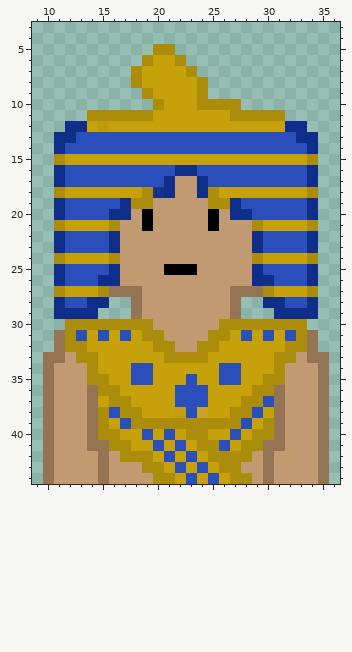
Pixel-art sprite, stored at assets/finished presidents/Northern_Africa.png. The picture above was drawn from the file before the commit.
The file is 450x450 pixels, drawn in blocks of 10x10; one block is one cell here. Pixels under 10% opacity are left out. Colours within 5 levels of each other are drawn and written as one. Shown: x 9..36, y 3..44.
After:
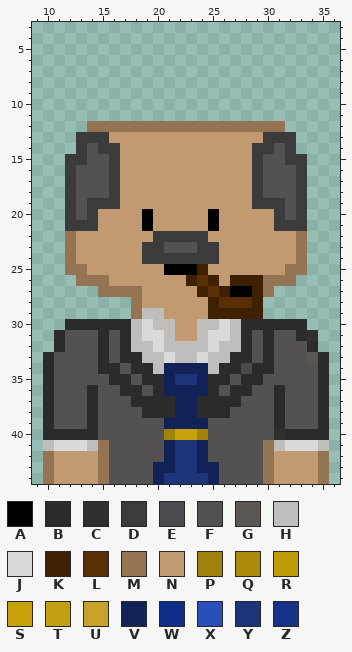
Palette (. is transparent): A #000000  B #2b2b2b  C #32302e  D #3b3b3b  E #494a4e  F #535251  G #5b5651  H #bfbebc  J #dadada  K #3e2103  L #592f05  M #957453  N #c19a72  P #a1830b  Q #ac8c0b  R #bf9b0a  S #c7a10a  T #c29e10  U #c7a128  V #102257  W #0f2e8a  X #2b4fba  Y #1d3479  Z #173389
From old to new:
Changed rows in their new state; - is an unchanged pixel.
first column x 10:
 5 ----------..--------------
 6 ---------....-------------
 7 --------......------------
 8 --------.......-----------
 9 ---------......-----------
10 ----------........--------
11 ----..................----
12 --..MMMMMMMMMMMMMMMMMM..--
13 -..DDDNNNNNNNNNNNNNNDDD..-
14 -..DFDDNNNNNNNNNNNNDDFD..-
15 -.DDFFDNNNNNNNNNNNNDFFDD.-
16 -.DFFFDNNNNNNNNNNNNDFFFD.-
17 -.DFFFDNNNNN--NNNNNDFFFD.-
18 -.DFFFDNNNNN--NNNNNDFFFD.-
19 -.DFDDDNNN-----NNNNDDDFD.-
20 -.DFDNNN---------NNNNDFD.-
21 -.DDDNN------------NNDDD.-
22 -.MNNNN---DDDDD----NNNNM.-
23 -.MNNNN--DDFFFDD---NNNNM.-
24 -.MNNNN--DDDDDDD---NNNNM.-
25 -.MMNNN-------K----NNNMM.-
26 -..MMMN------KLK-KKKMMM..-
27 -....M--------KLKAAKM....-
28 -.....---------KLLLK.....-
29 -....----HH----KKKKK-....-
30 --BBBBBBHJHH--HHJHBBBBBB--
31 -BFFFBFBHJJH--HJJHBFBFFBC-
32 -BFFFBFBHHJHHHHJHHBFBFFFB-
33 BFFFFBFBBHHJHHJHHBBFBFFFGB
34 BFFFFBBFBBHVVVVHBBEBBFFFFB
35 BFFFFFBBFBBVYYVBBFBBFFFFFB
36 BFFFBFFBBFBVVVVBFBBFFBFFFB
37 BFFFBFFFBBBBVVBBBBFFFBFFFB
38 BFFFBFFFFBBBVVBBBFFFFBFFFB
39 BFFFBFFFFFFVVVVFFFFFFBFFFB
40 BBBBBFFFFFFP-SPFFFFFFCBBBB
41 HJJJH-FFFFFVYYVFFFFF-HJJJH
42 ------FFFFFVYYVFFFFF------
43 ------FFFFVVYYVVFFFF------
44 ------FFFFVYYYYVFFFF------
Pixel boxes of the changes (left, top, right, bottom) in both pictures:
changed: (43, 44, 329, 484)
